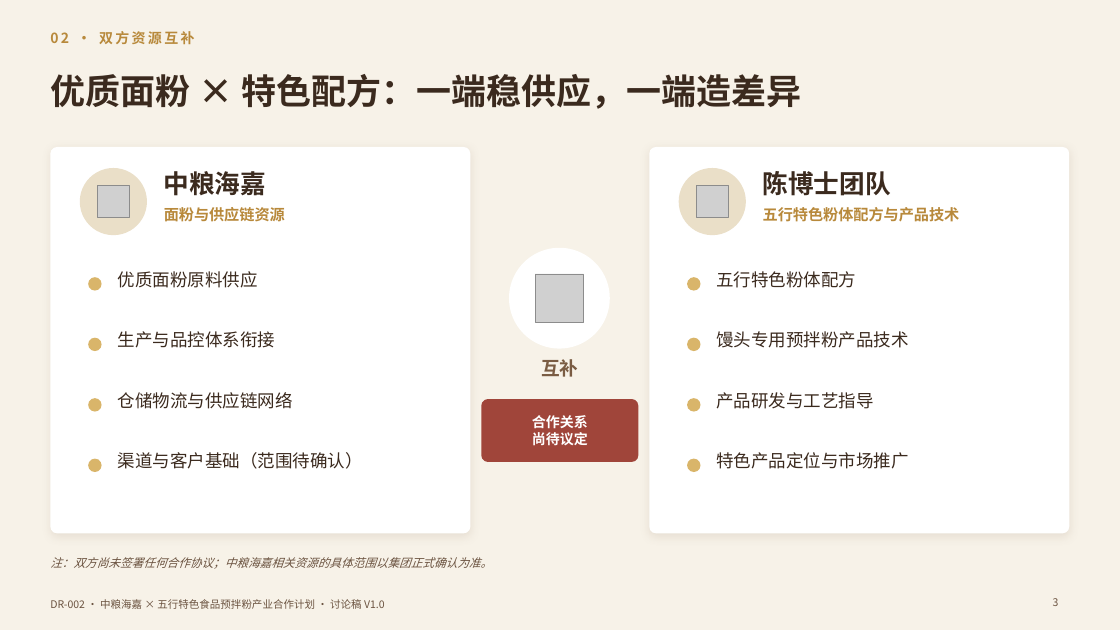
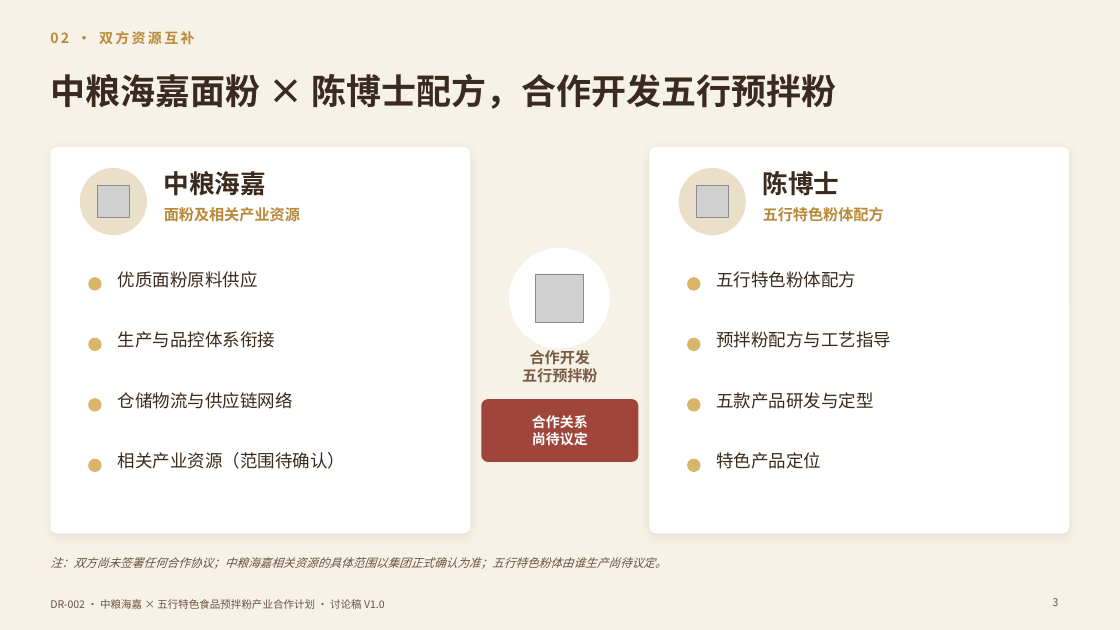
Before and after one commit to yes039/yes039, a slide deck: slide 3 of DR-002/DR-002_中粮海嘉五行预拌粉合作计划_V1.0.pptx. Drawn at 1120x630 pixels with LibreOffice and Linux fonts; fonts in the diff are those of the drawing; grey boxes stand for pictures. Boxes give left, top, right and bottom in pixels: in the first picture for what was removed or moved away, otherwise in the second. Text is boxed around its words. In the diff, an @@ line names an element or a change of style, - is before the commit and + after.

```diff
--- a/DR-002/DR-002_中粮海嘉五行预拌粉合作计划_V1.0.pptx
+++ b/DR-002/DR-002_中粮海嘉五行预拌粉合作计划_V1.0.pptx
@@ title at box(50, 74, 836, 109): text changed @@
-优质面粉 × 特色配方：一端稳供应，一端造差异
+中粮海嘉面粉 × 陈博士配方，合作开发五行预拌粉
@@ text at box(763, 171, 840, 196): text changed @@
-陈博士团队
+陈博士
@@ text at box(164, 207, 300, 222): text changed @@
-面粉与供应链资源
+面粉及相关产业资源
@@ text at box(763, 207, 884, 222): text changed @@
-五行特色粉体配方与产品技术
+五行特色粉体配方
@@ text at box(522, 350, 598, 383): text changed; size 16 to 13 pt @@
-互补
+合作开发
+五行预拌粉
@@ text at box(716, 331, 891, 348): text changed @@
-馒头专用预拌粉产品技术
+预拌粉配方与工艺指导
@@ text at box(716, 392, 873, 409): text changed @@
-产品研发与工艺指导
+五款产品研发与定型
@@ text at box(118, 452, 345, 469): text changed @@
-渠道与客户基础（范围待确认）
+相关产业资源（范围待确认）
@@ text at box(716, 452, 821, 469): text changed @@
-特色产品定位与市场推广
+特色产品定位
@@ text at box(50, 557, 666, 569): text changed @@
-注：双方尚未签署任何合作协议；中粮海嘉相关资源的具体范围以集团正式确认为准。
+注：双方尚未签署任何合作协议；中粮海嘉相关资源的具体范围以集团正式确认为准；五行特色粉体由谁生产尚待议定。
```
Also in this commit, not shown: 9 other slides changed, 3 other files.
